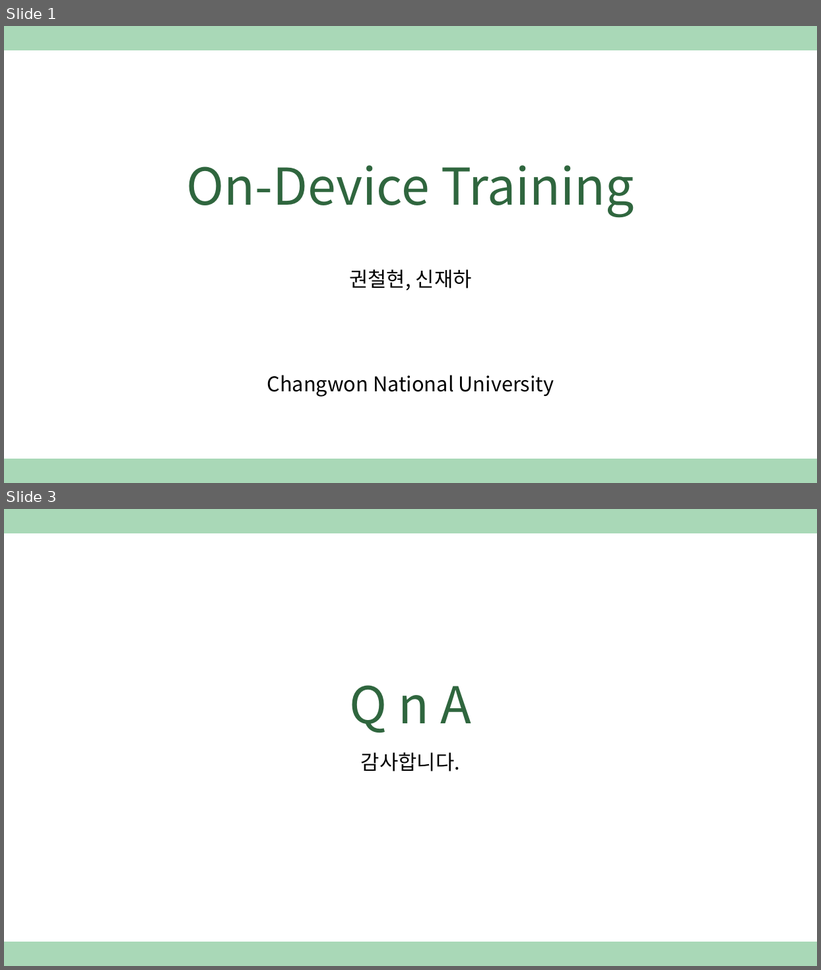
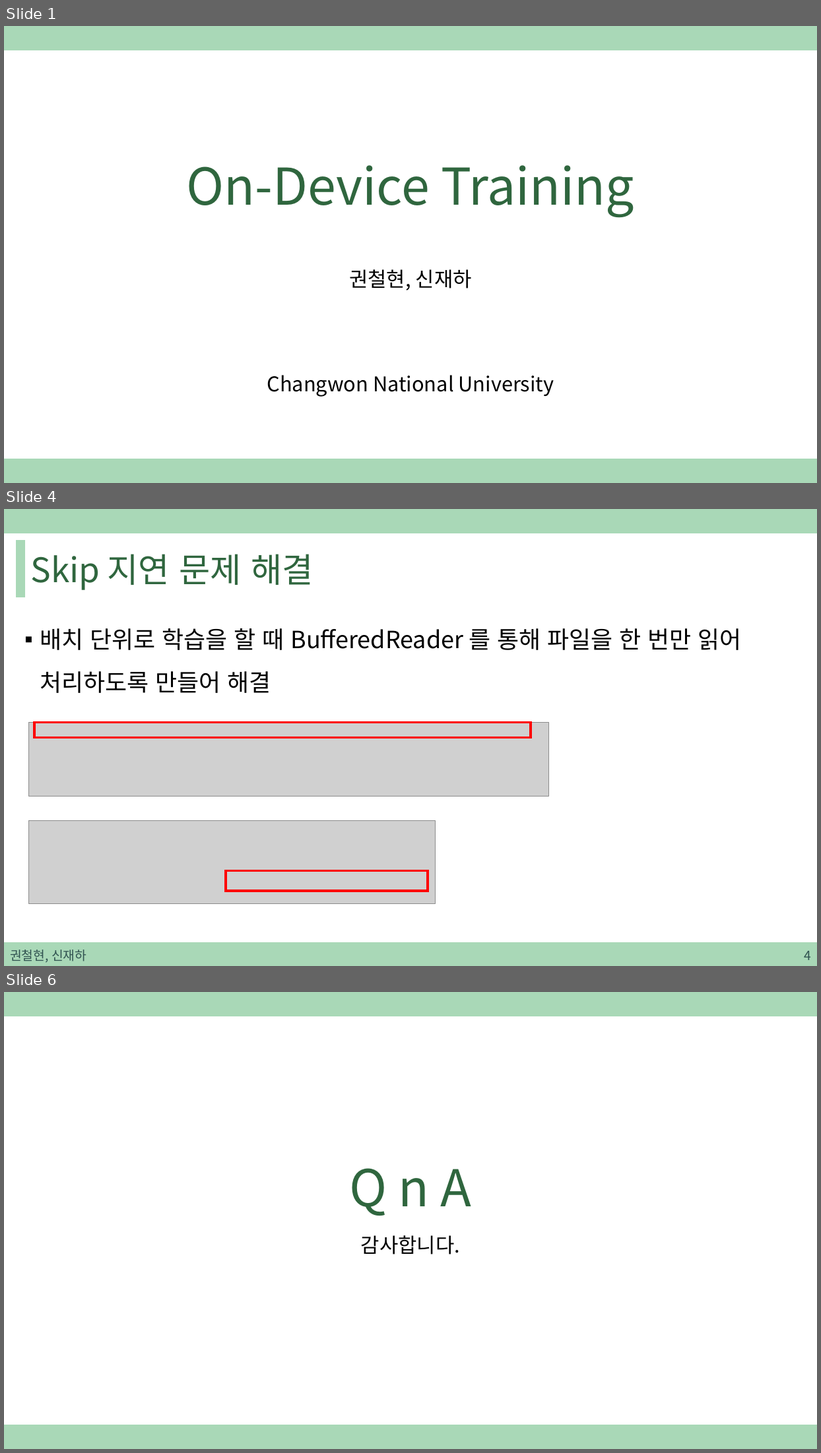
Before and after one commit to sjh4287/capston, a slide deck: 2022.02.18/권철현,신재하.pptx. Shown one above the other, each under a label of ours: slides 1 and 3 before the commit, slides 1, 4 and 6 after it; the slides between them are not shown. The pictures are 821x970 and 821x1453 pixels, drawn with LibreOffice and Linux fonts; fonts in the diff are those of the drawing; grey boxes stand for pictures. Boxes give left, top, right and bottom in pixels: in the first picture for what was removed or moved away, otherwise in the second. Text is boxed around its words. In the diff, an @@ line names an element or a change of style, - is before the commit and + after.

```diff
--- a/2022.02.18/권철현,신재하.pptx
+++ b/2022.02.18/권철현,신재하.pptx
@@ slide 4 added at <box>4,509,817,966</box>, background #FFFFFF; not listed: 1 template element that a slide beside it also shows @@
@@ rectangle added at <box>17,541,24,597</box>, fill #A9D8B7, outline #A9D8B7 1 pt @@
@@ title added at <box>31,554,313,590</box>, 40 pt, text #2F663E @@
+Skip 지연 문제 해결
@@ text added at <box>40,628,741,693</box>, 28 pt, text #000000 @@
+▪ 배치 단위로 학습을 할 때 BufferedReader 를 통해 파일을 한 번만 읽어 처리하도록 만들어 해결
@@ picture added at <box>29,722,548,796</box> @@
@@ rectangle added at <box>34,722,531,738</box>, outline #FF0000 3 pt @@
@@ picture added at <box>29,821,436,904</box> @@
@@ rectangle added at <box>226,871,428,891</box>, outline #FF0000 3 pt @@
@@ rectangle added at <box>4,943,817,966</box>, fill #A9D8B7, outline #A9D8B7 1 pt @@
@@ text added at <box>10,950,86,963</box>, 15 pt, text #305250 @@
+권철현, 신재하
@@ page number added at <box>804,951,811,960</box>, 15 pt, text #305250 @@
+4
@@ what was slide 3 is now slide 6 @@
```
Also in this commit, not shown: 1 slide changed, 2 other slides added.
